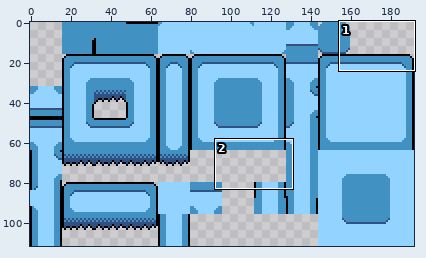
Edited in one commit: sprite sheet (sprites/spr_environment/465b5236-c21d-48db-950a-b54e408dd5da.png). Above: a wide view before the commit, with the close-up outlined.
Close-up. First the earlier version:
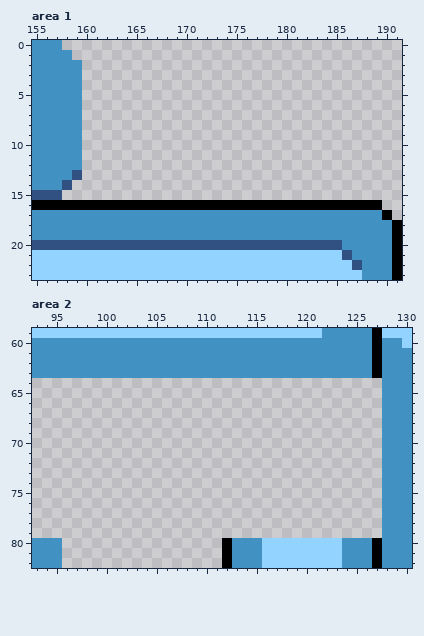
The file is 192x112 pixels. Shown: area 1: x 155..191, y 0..23; area 2: x 93..130, y 59..82.
New version:
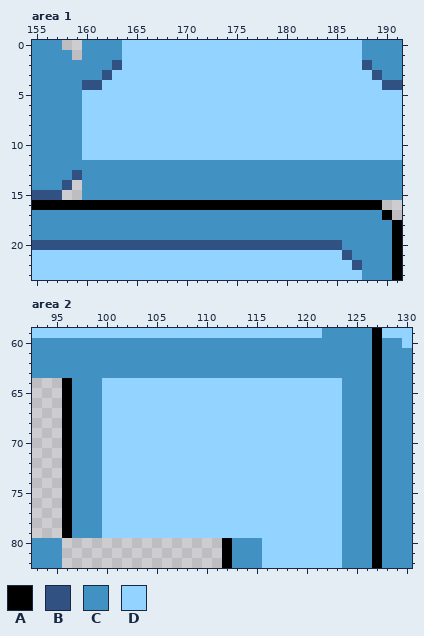
Palette (. is transparent): A #000000  B #305182  C #4192c3  D #92d3ff
Change:
Area 1:
y 0..1: x 160..191 ................................ -> CCCCDDDDDDDDDDDDDDDDDDDDDDDDCCCC
y 2: x 160..191 ................................ -> CCCBDDDDDDDDDDDDDDDDDDDDDDDDBCCC
y 3: x 160..191 ................................ -> CCBDDDDDDDDDDDDDDDDDDDDDDDDDDBCC
y 4: x 160..191 ................................ -> BBDDDDDDDDDDDDDDDDDDDDDDDDDDDDBB
y 5..11: x 160..191 ................................ -> DDDDDDDDDDDDDDDDDDDDDDDDDDDDDDDD
y 12..15: x 160..191 ................................ -> CCCCCCCCCCCCCCCCCCCCCCCCCCCCCCCC
Area 2:
y 64..79: x 96..127 ................................ -> ACCCDDDDDDDDDDDDDDDDDDDDDDDDCCCA
